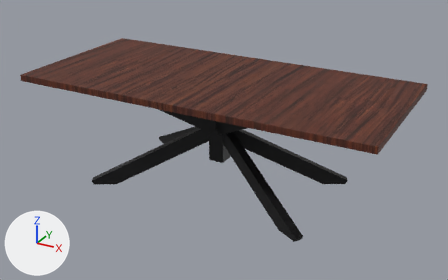
An edit to the glTF model public/models/spider-table.glb, drawn before and after from the same camera.
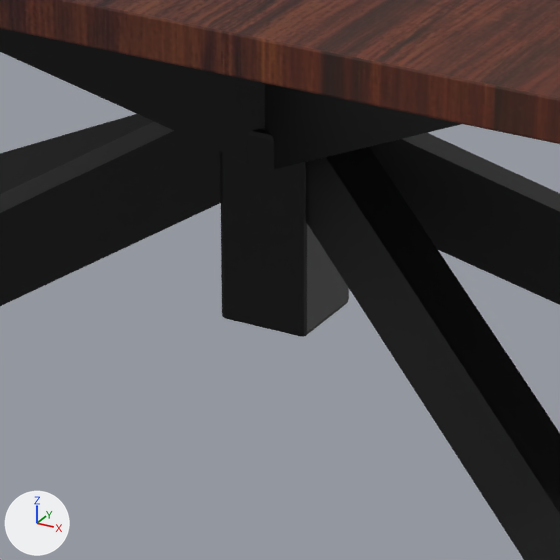
Each version is shown whole from a 50 mm camera at (1.875, -3.349, 2.003) aimed at (0.035, -0.003, 0.33), then close up on the part from 39% to 59% of the width and 38% to 71% of the height. Every picture has the same lights, and +X, +Y and +Z are marked at lower left. The last two pictures show the newer version. Where no turn or scale is listed for an object, it has been applied to the vertices. Vertices at exactly the same position are counted once.

The scene before the commit, as lines of its bpy script (objects in view):
```python
me_cube_013 = bpy.data.meshes.new('Cube.013')
me_cube_013.from_pydata(...)  # 12 vertices, 20 faces; spans x -0.784..0.564, y -0.353..0.453, z 0.0..0.705
me_cube_013.materials.append(mat_metal)  # black #19191b
me_cube_014 = bpy.data.meshes.new('Cube.014')
me_cube_014.from_pydata(...)  # 12 vertices, 20 faces; spans x -0.784..0.564, y -0.453..0.353, z 0.0..0.705
me_cube_014.materials.append(mat_metal)  # black #19191b
me_cube_017 = bpy.data.meshes.new('Cube.017')
me_cube_017.from_pydata(...)  # 56 vertices, 108 faces; spans x -0.075..0.075, y -0.075..0.075, z 0.212..0.493
me_cube_017.materials.append(mat_metal)  # black #19191b
ob_hub = bpy.data.objects.new('Hub', me_cube_017)
ob_hub.parent = ob_planforge_root
ob_hub.location = (0.0, 0.0, 0.0)
ob_hub.scale = (0.72, 0.72, 0.85)
ob_leg__1_1 = bpy.data.objects.new('Leg_-1_1', me_cube_013)
ob_leg__1_1.location = (0.0, 0.0, 0.0)
ob_leg__1__1 = bpy.data.objects.new('Leg_-1_-1', me_cube_014)
ob_leg__1__1.location = (0.0, 0.0, 0.0)
# also in view: 'Leg_1_-1' at (0.11, -0.05, 0.353); 'Leg_1_1' at (0.11, 0.05, 0.353); 'TableTop' at (0.0, 0.0, 0.728)
```
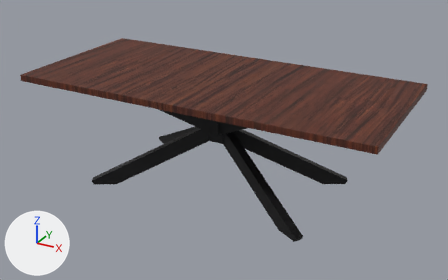
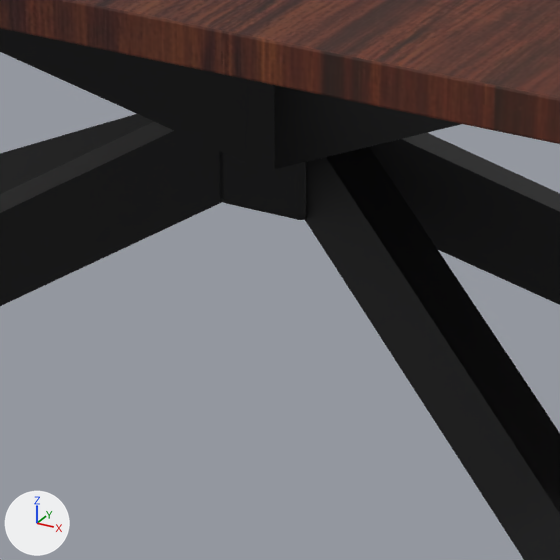
Commit message: Spider Table: seat the hub at the true leg crossing

The change, as JSON lines over the scene's bpy script:
```json
{"block": "me_cube_017", "where": "# used by ob_hub; parent = ob_planforge_root; location = (0.0, 0.0, 0.0); scale = (0.72, 0.72, 0.85)"}
{"op": "remove", "block": "me_cube_017", "code": "me_cube_017.from_pydata(...)  # 56 vertices, 108 faces; spans x -0.075..0.075, y -0.075..0.075, z 0.212..0.493"}
{"op": "add", "block": "me_cube_017", "code": "me_cube_017.from_pydata(...)  # 56 vertices, 108 faces; spans x -0.055..0.055, y -0.055..0.055, z 0.321..0.511"}
{"block": "me_cube_017", "change": "me_cube_017 part 1: 56 of 56 vertices moved; they spanned x -0.075..0.075, y -0.075..0.075, z 0.212..0.493 and now span x -0.055..0.055, y -0.055..0.055, z 0.321..0.511; mean shift (0.0, 0.0, 0.064)"}
{"op": "set", "path": "ob_hub.scale", "old": "(0.72, 0.72, 0.85)", "new": "(1.0, 1.0, 1.0)"}
```

Pixel boxes [x1, y1, x2, y2] of what changed, in the close-ups (560 x 560 px):
```json
{"object": "Hub", "change": "reshaped, rescaled", "before": [220, 129, 349, 337], "after": [220, 79, 306, 220]}
```
